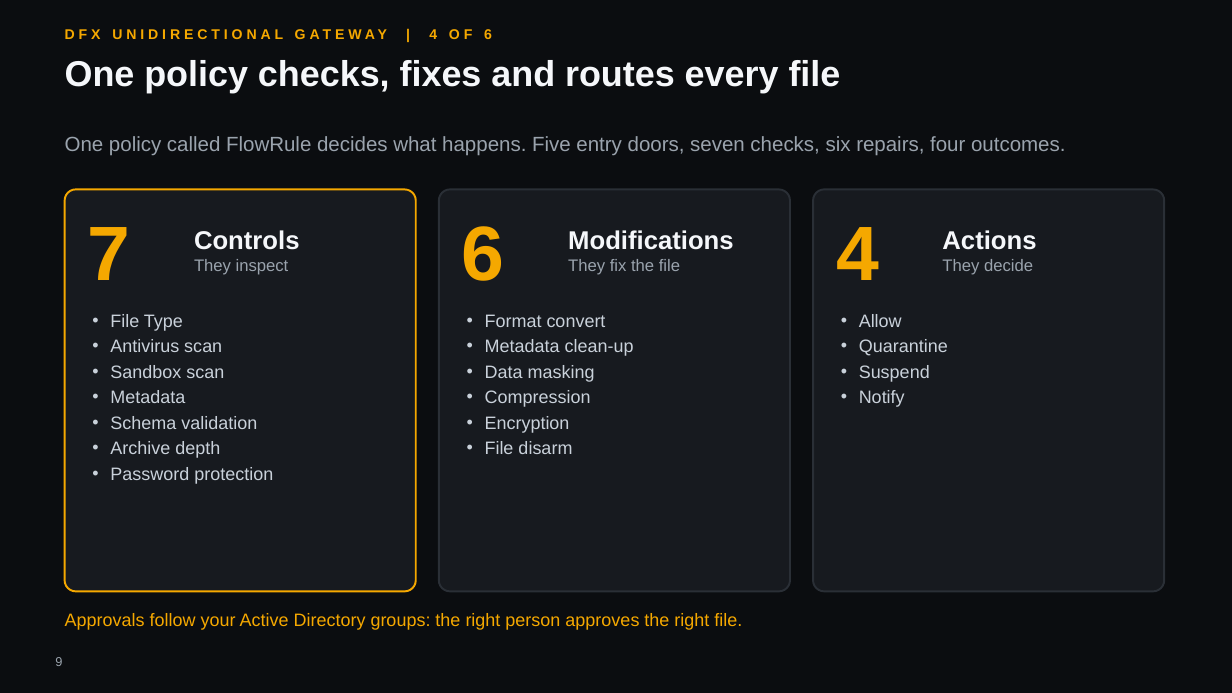
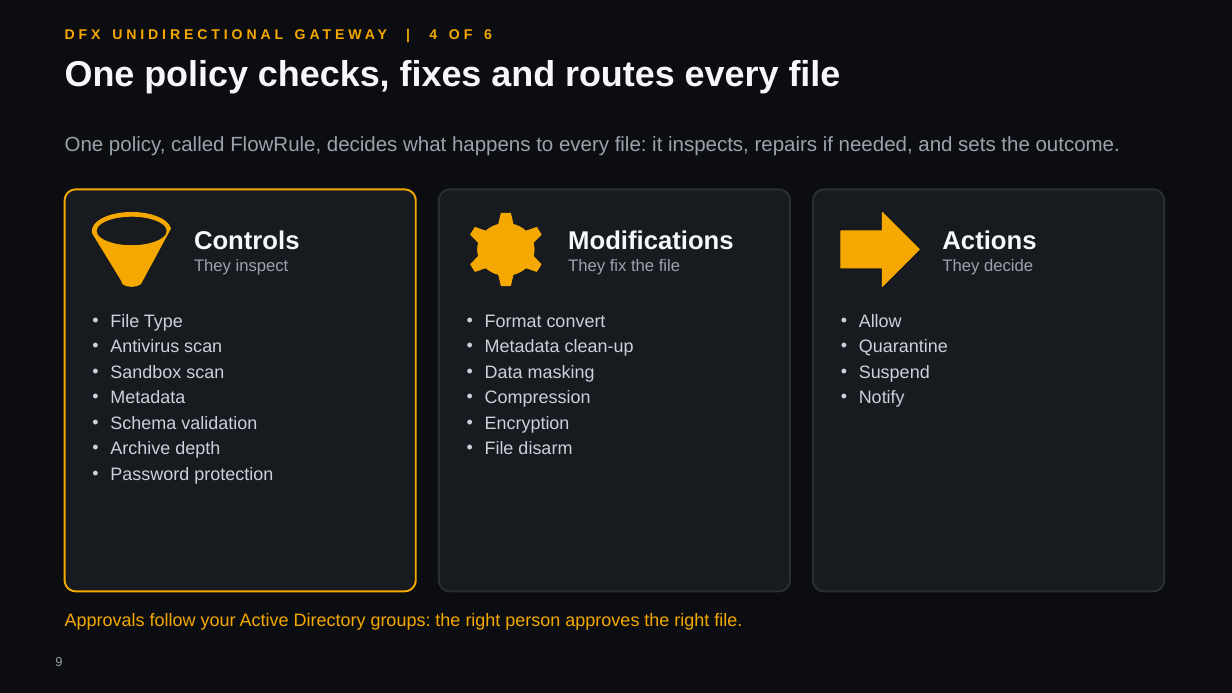
Before and after one commit to hybridus/DFX_Marketing, a slide deck: slide 9 of Projects/03_Presales_Master_Deck/pilot/DFX_Master_deck.pptx. Drawn at 1232x693 pixels with LibreOffice and Linux fonts; fonts in the diff are those of the drawing; background and template pictures are left out. Boxes give left, top, right and bottom in pixels: in the first picture for what was removed or moved away, otherwise in the second. Text is boxed around its words. In the diff, an @@ line names an element or a change of style, - is before the commit and + after.

```diff
--- a/Projects/03_Presales_Master_Deck/pilot/DFX_Master_deck.pptx
+++ b/Projects/03_Presales_Master_Deck/pilot/DFX_Master_deck.pptx
@@ text at (65, 136, 1120, 156): text changed @@
-One policy called FlowRule decides what happens. Five entry doors, seven checks, six repairs, four outcomes.
+One policy, called FlowRule, decides what happens to every file: it inspects, repairs if needed, and sets the outcome.
@@ text removed at (88, 227, 131, 280) @@
-7
@@ funnel added at (92, 213, 171, 287), fill #F5A800, outline #F5A800 0.75 pt @@
@@ text removed at (462, 226, 505, 281) @@
-6
@@ gear added at (467, 213, 545, 287), fill #F5A800, outline #F5A800 0.75 pt @@
@@ text removed at (836, 227, 879, 280) @@
-4
@@ right arrow added at (841, 213, 920, 287), fill #F5A800, outline #F5A800 0.75 pt @@
```
Also in this commit, not shown: 9 other slides changed, 12 other files.
